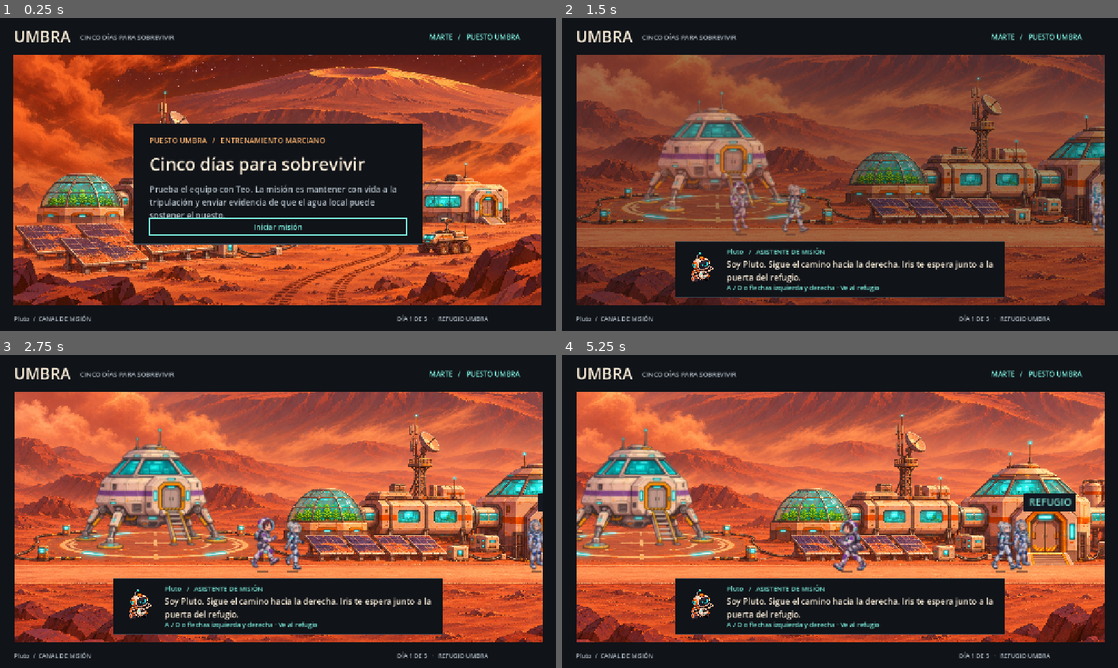
Above: before the commit, frames 1-4 (two rows, left to right).
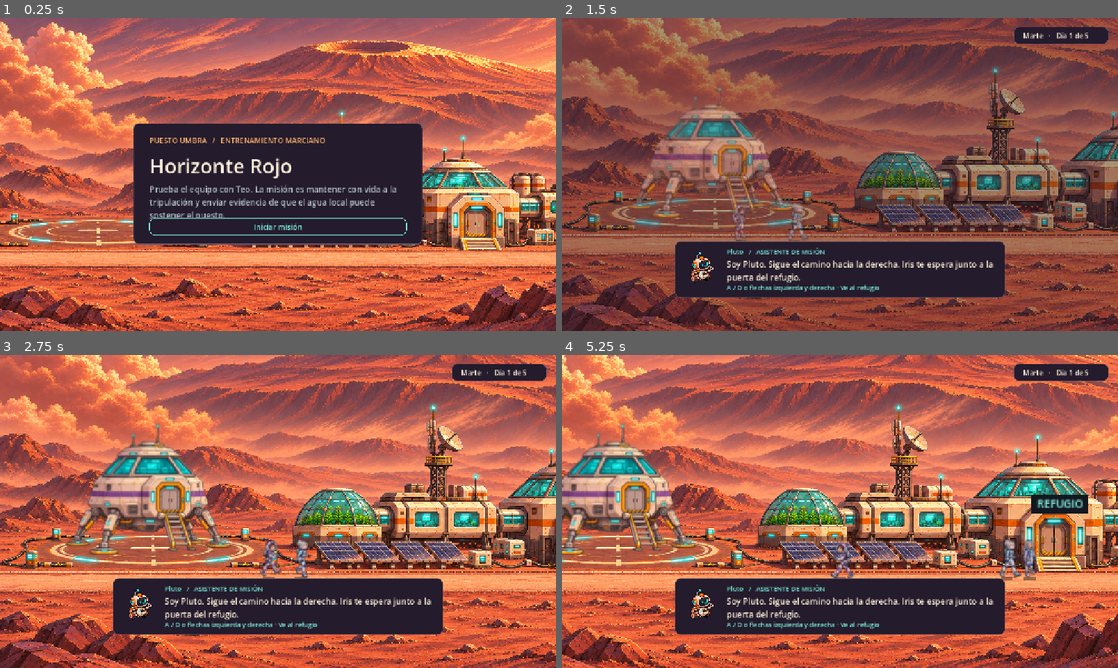
Above: after the commit, the same moments.

Repository: JULINHO-22/horizonte-rojo
Game: Godot game, scene res://scenes/umbra.tscn
The game is run twice, just before and just after one commit, with the same random seed, the same clock (stepped at 60 frames per second) and the same inputs.
Inputs:
- Up to frame 1 (0.25 s): no input
- Up to frame 2 (1.5 s): click "Iniciar misión" at 0.5 s; click "Saltar aterrizaje" at 1.25 s
- Up to frame 3 (2.75 s): tap Enter at 2 s; hold Right (ui_right) from 2.03 s (still down); hold Shift from 2.03 s (still down)
- Up to frame 4 (5.25 s): release Right (ui_right) at 2.78 s; release Shift at 2.78 s; hold Down (ui_down) 2.78-3.53 s; tap one key every 0.75 s from 2.85 s: M E Shift M; hold Right (ui_right) 3.53-4.28 s; hold Up (ui_up) 4.28-5.03 s; hold Left (ui_left) from 5.03 s (still down)

The runs differ from the first frame. In frame 1, 77% of the frame differs, in the area x 0-100%, y 0-100%; in frame 2, 57%; in frame 3, 68%; in frame 4, 70%.

Commit message:
Presenta Horizonte Rojo con panoramas y escala renovados

Diff:
--- a/project.godot
+++ b/project.godot
@@ -1,7 +1,7 @@
 config_version=5
 
 [application]
-config/name="UMBRA: Cinco soles para sobrevivir"
+config/name="Horizonte Rojo"
 run/main_scene="res://scenes/umbra.tscn"
 config/features=PackedStringArray("4.7", "GL Compatibility")
 
--- a/scripts/puesto.gd
+++ b/scripts/puesto.gd
@@ -1,9 +1,10 @@
 class_name PuestoUmbra
 extends Node2D
 
-const SENDERO := preload("res://assets/sendero.png")
-const CAMPO := preload("res://assets/campo_hielo.png")
+const SENDERO := preload("res://assets/refugio_horizonte.png")
+const CAMPO := preload("res://assets/barranco_horizonte.png")
 const CONTROL := preload("res://assets/control_detalle.png")
+const PLANTAS := preload("res://assets/plantas_horizonte.png")
 const TEO_CAMA := preload("res://assets/teo_cama.png")
 const CONTORNO_CONTROL := [
 	Vector2(0.0, 0.40), Vector2(0.07, 0.39), Vector2(0.07, 0.16),
@@ -39,14 +40,14 @@
 # Coordenadas sobre la imagen de referencia escalada a 804 × 527.
 const ENTRADA := Vector2(400, 394)
 const ROOMS := {
-	"cultivos": Rect2(273, 89, 256, 33),
+	"cultivos": Rect2(305, 89, 193, 16),
 	"energia": Rect2(44, 167, 172, 135),
 	"radio": Rect2(300, 158, 198, 143),
 	"medicina": Rect2(567, 161, 200, 144),
 	"cierre": Rect2(355, 353, 96, 49),
 }
 const PASILLOS := [
-	Rect2(385, 116, 30, 61), Rect2(208, 224, 98, 35),
+	Rect2(385, 99, 30, 78), Rect2(208, 224, 98, 35),
 	Rect2(492, 222, 83, 39), Rect2(382, 294, 39, 65),
 ]
 const TERMINALES := {
@@ -65,6 +66,7 @@
 const MUESTRA := Vector2(659, SUELO)
 const ROVER := Vector2(506, SUELO)
 const INICIO_CAIDA := 416.0
+const ALTURA_TRAJE := 49.0
 const ESCLUSA := Vector2(732, SUELO)
 const RELES := [Vector2(633, SUELO), Vector2(490, SUELO), Vector2(312, SUELO)]
 const ABRIGOS := [Vector2(463, SUELO), Vector2(590, SUELO), Vector2(731, SUELO)]
@@ -167,7 +169,7 @@
 	for zona: String in ROOMS:
 		var sala: Rect2 = ROOMS[zona]
 		if sala.has_point(punto) and not plano:
-			escala = 2.26 if zona != "cierre" else 2.04
+			escala = 2.0 if zona != "cierre" else 1.85
 			objetivo = sala.get_center().lerp(punto, 0.39) + Vector2(0, -16)
 			break
 	var peso := 1.0 - exp(-delta * 5.8)
@@ -214,7 +216,7 @@
 	var temblor := sin(tiempo * 39.0) * intensidad_viento() * 2.4
 	var zoom := _zoom_mundo()
 	return Vector2(clampf(ancho_visible * 0.5 - foco * zoom, ancho_visible - 804.0 * zoom, 0.0),
-		-112.0 - SUELO * (zoom - 1.0) + temblor)
+		-76.0 - SUELO * (zoom - 1.0) + temblor)
 
 
 func _zoom_mundo() -> float:
@@ -237,7 +239,7 @@
 	if not campo:
 		_sprite(NAVE, nave, 171)
 	if campo:
-		_sprite(VEHICULO, ROVER + Vector2(26, -5), 56)
+		_sprite(VEHICULO, ROVER + Vector2(26, -5), 48)
 	if corte:
 		_dibujar_corte()
 		draw_set_transform(Vector2.ZERO)
@@ -269,7 +271,7 @@
 			teo.x = punto.x - 29 if not direccion_izquierda else punto.x + 29
 
 	if mando_nido:
-		_sprite(DRON, punto, 53, sin(tiempo * 10.0), direccion_izquierda)
+		_sprite(DRON, punto, 30, sin(tiempo * 10.0), direccion_izquierda)
 	elif not aterrizaje or tiempo >= 6.0:
 		var corriendo := carrera and caminando
 		var iris_x := iris.x
@@ -279,24 +281,24 @@
 			iris_x = lerpf(284.0, 717.0, smoothstep(0.0, 5.0, tiempo))
 		iris.x = iris_x
 		var iris_camina := corriendo or (aterrizaje and tiempo < 8.7) or (chequeo and not campo and tiempo < 5.0)
-		_sprite(IRIS_PASOS if iris_camina else IRIS, iris, 69, 0.0, carrera,
+		_sprite(IRIS_PASOS if iris_camina else IRIS, iris, ALTURA_TRAJE, 0.0, carrera,
 			int(fposmod(iris.x / 48.0, 1.0) * 8) if iris_camina else -1)
 		if caida and tiempo_caida < 1.65:
 			var pose := mini(3, int(tiempo_caida / 0.41))
-			_sprite(TEO_CAIDA, teo, [68.0, 54.0, 37.0, 27.0][pose], 0.0, false, pose, 4)
+			_sprite(TEO_CAIDA, teo, [49.0, 39.0, 27.0, 20.0][pose], 0.0, false, pose, 4)
 		elif afectado:
 			if evacuacion or extraccion:
 				draw_line(teo + Vector2(-26, -4), teo + Vector2(25, -4), Color("#c5bbb2"), 5, true)
 				draw_circle(teo + Vector2(-16, 1), 3.5, OSCURO)
 				draw_circle(teo + Vector2(17, 1), 3.5, OSCURO)
-			_sprite(TEO, teo, 24)
+			_sprite(TEO, teo, 18)
 		elif not aterrizaje or tiempo >= 9.3:
 			var teo_camina := corriendo or (aterrizaje and tiempo < 13.5)
-			_sprite(TEO_PASOS if teo_camina else TEO_NORMAL, teo, 69, 0.0, carrera,
+			_sprite(TEO_PASOS if teo_camina else TEO_NORMAL, teo, ALTURA_TRAJE - 1.0, 0.0, carrera,
 				int(fposmod(teo.x / 60.0, 1.0) * 8) if teo_camina else -1)
 		if not aterrizaje or tiempo >= 7.0:
 			var andando := caminando or (aterrizaje and tiempo < 9.6)
-			_sprite(NORA_PASOS if andando else NORA, nora, 73, 3.0 if anclado else 0.0,
+			_sprite(NORA_PASOS if andando else NORA, nora, ALTURA_TRAJE - 2.0, 3.0 if anclado else 0.0,
 				direccion_izquierda, int(fposmod(nora.x / 61.0, 1.0) * 8) if andando else -1)
 	if polvo > 0.0:
 		draw_rect(Rect2(0, 0, 804, 462), Color(0.61, 0.25, 0.08, polvo * (0.16 + rafaga * 0.35)))
@@ -362,6 +364,7 @@
 	draw_rect(Rect2(0, 0, ancho_visible, marco.y), Color("#171c22"))
 	draw_set_transform(_origen_mundo(), 0, Vector2.ONE * escala_camara)
 	draw_texture_rect(MAPA, Rect2(Vector2.ZERO, marco), false)
+	draw_texture_rect(PLANTAS, Rect2(235, 0, 334, 150), false)
 	var silueta := PackedVector2Array()
 	for vertice: Vector2 in CONTORNO_CONTROL:
 		silueta.append(Vector2(279, 141) + vertice * Vector2(247, 197))
--- a/scripts/umbra.gd
+++ b/scripts/umbra.gd
@@ -3,9 +3,9 @@
 const EXTERIOR := preload("res://assets/exterior.jpg")
 const IRIS_ORDEN := preload("res://assets/iris_orden.png")
 const TEO_ALARMA := preload("res://assets/teo_alarma.png")
-const FONDO := Color("#101318")
-const PANEL := Color("#1a2129")
-const LINEA := Color("#394652")
+const FONDO := Color("#241b2c")
+const PANEL := Color("#32283c")
+const LINEA := Color("#6b566c")
 const MARFIL := Color("#fff1db")
 const MUTED := Color("#b3bfc8")
 const CIAN := Color("#7df0e0")
@@ -52,7 +52,7 @@
 	["Filtro", "Cerrado", "Al tanque", "A retorno"],
 ]
 const RUTA_AGUA: Array[int] = [1, 2, 1]
-const AREA := Rect2(32, 84, 1216, 578)
+const AREA := Rect2(0, 0, 1280, 720)
 const NOMBRES := {"energia": "Energía", "cultivos": "Sala de plantas", "medicina": "Enfermería", "radio": "Control", "cierre": "Puerta del refugio"}
 const PLANES := {
 	"energia": [["Apagar luces extra", "Conectar la batería", "Comprobar el aire"], [2, 0, 1]],
@@ -248,11 +248,7 @@
 		ambiente.play()
 	elif not en_superficie:
 		ambiente.stop()
-	_panel(Rect2(0, 0, 1280, 720), FONDO, FONDO)
-	_texto("UMBRA", Rect2(32, 17, 230, 46), 36)
-	_texto("CINCO DÍAS PARA SOBREVIVIR", Rect2(184, 33, 390, 24), 15, MUTED)
-	_texto("MARTE   /   PUESTO UMBRA", Rect2(988, 32, 266, 26), 16, CIAN)
-	_panel(Rect2(32, 74, 1216, 1), LINEA, LINEA)
+	_panel(AREA, FONDO, FONDO)
 	match fase:
 		"inicio":
 			_inicio()
@@ -270,18 +266,16 @@
 			_base()
 		"relevo":
 			_relevo()
-	_texto("Pluto  /  CANAL DE MISIÓN", Rect2(32, 682, 440, 22), 14, MUTED)
-	_texto("DÍA %d DE 5   ·   REFUGIO UMBRA" % estado.sol, Rect2(914, 682, 334, 22), 14, MUTED)
 	if cambio_de_fase and is_instance_valid(puesto):
 		puesto.modulate.a = 0.18
 		puesto.create_tween().tween_property(puesto, "modulate:a", 1.0, 0.36)
 
 
 func _inicio() -> void:
-	_imagen(EXTERIOR, AREA)
+	_imagen(PuestoUmbra.SENDERO, AREA)
 	_panel(Rect2(307, 242, 666, 278), FONDO)
 	_texto("PUESTO UMBRA   /   ENTRENAMIENTO MARCIANO", Rect2(344, 269, 595, 28), 17, AMBAR)
-	_texto("Cinco días para sobrevivir", Rect2(344, 308, 598, 64), 40)
+	_texto("Horizonte Rojo", Rect2(344, 308, 598, 64), 46)
 	_texto("Prueba el equipo con Teo. La misión es mantener con vida a la tripulación y enviar evidencia de que el agua local puede sostener el puesto.",
 		Rect2(344, 380, 592, 70), 19, MUTED)
 	_boton("Iniciar misión", Rect2(344, 460, 592, 40), _comenzar, CIAN)
@@ -361,7 +355,7 @@
 	puesto.rele_actual = rele_nido
 	puesto.plano = ver_plano
 	puesto.objetivo_mision = "cierre" if estado.mision_cumplida() else SolUno.MISIONES[estado.sol - 1]
-	puesto.escala_visual = area.size.y / (527.0 if es_interior else 334.0)
+	puesto.escala_visual = area.size.y / (527.0 if es_interior else 385.0)
 	puesto.ancho_visible = area.size.x / puesto.escala_visual
 	puesto.scale = Vector2.ONE * puesto.escala_visual
 	puesto.evacuacion = fase == "evacuacion"
@@ -383,16 +377,18 @@
 
 func _superficie() -> void:
 	_crear_puesto(false, AREA)
+	_panel(Rect2(1040, 20, 218, 40), FONDO)
+	_texto("Marte   ·   Día %d de 5" % estado.sol, Rect2(1061, 29, 180, 24), 16, MARFIL)
 	if fase in ["exterior", "evacuacion", "nido"]:
-		_panel(Rect2(48, 100, 236, 52), FONDO)
-		_texto("Pluto  /  FUERZA DEL VIENTO", Rect2(60, 106, 218, 21), 13, AMBAR)
+		_panel(Rect2(22, 20, 236, 52), FONDO)
+		_texto("Fuerza del viento", Rect2(35, 26, 208, 21), 14, AMBAR)
 		intensidad_ui = ProgressBar.new()
 		intensidad_ui.max_value = 1.0
 		intensidad_ui.step = 0.0
 		intensidad_ui.show_percentage = false
 		intensidad_ui.add_theme_stylebox_override("background", _estilo(PANEL, LINEA))
 		intensidad_ui.add_theme_stylebox_override("fill", _estilo(AMBAR, AMBAR))
-		_colocar(intensidad_ui, Rect2(61, 130, 209, 9))
+		_colocar(intensidad_ui, Rect2(35, 50, 209, 9))
 	_panel(Rect2(260, 514, 760, 129), FONDO)
 	retrato = _imagen(PuestoUmbra.DRON, Rect2(276, 528, 90, 94), TextureRect.STRETCH_KEEP_ASPECT_CENTERED)
 	hablante = _texto("Pluto   /   ASISTENTE DE MISIÓN", Rect2(379, 526, 620, 24), 15, CIAN)
@@ -444,11 +440,11 @@
 
 func _base() -> void:
 	_crear_puesto(true, AREA)
-	_panel(Rect2(44, 96, 1192, 38), FONDO)
+	_panel(Rect2(24, 20, 1232, 40), FONDO)
 	_texto("Día %d   ·   Batería %d/24   ·   Comida %d   ·   Agua %d   ·   Tareas restantes %d   ·   Estado del refugio %d%%   ·   Hallazgos %d" % [
 		estado.sol, estado.energia, estado.raciones, estado.agua,
 		estado.operativos - estado.acciones.size(), estado.soporte, estado.muestras],
-		Rect2(61, 104, 1150, 25), 17, CIAN)
+		Rect2(43, 28, 1190, 25), 17, MARFIL)
 	if not modulo.is_empty():
 		_terminal()
 		return
@@ -716,6 +712,8 @@
 	estilo.bg_color = color
 	estilo.border_color = borde
 	estilo.set_border_width_all(1)
+	if color == FONDO and borde != FONDO:
+		estilo.set_corner_radius_all(12)
 	return estilo
 
 
Binary file added: assets/barranco_horizonte.png
Not shown, added: assets/barranco_horizonte.png.import
Binary file added: assets/plantas_horizonte.png
Not shown, added: assets/plantas_horizonte.png.import
Binary file added: assets/refugio_horizonte.png
Not shown, added: assets/refugio_horizonte.png.import
Not shown, changed: AGENTS.md
Not shown, changed: CHANGELOG.md
Not shown, changed: docs/DISEÑO.md
Not shown, changed: web/exportar.ps1
